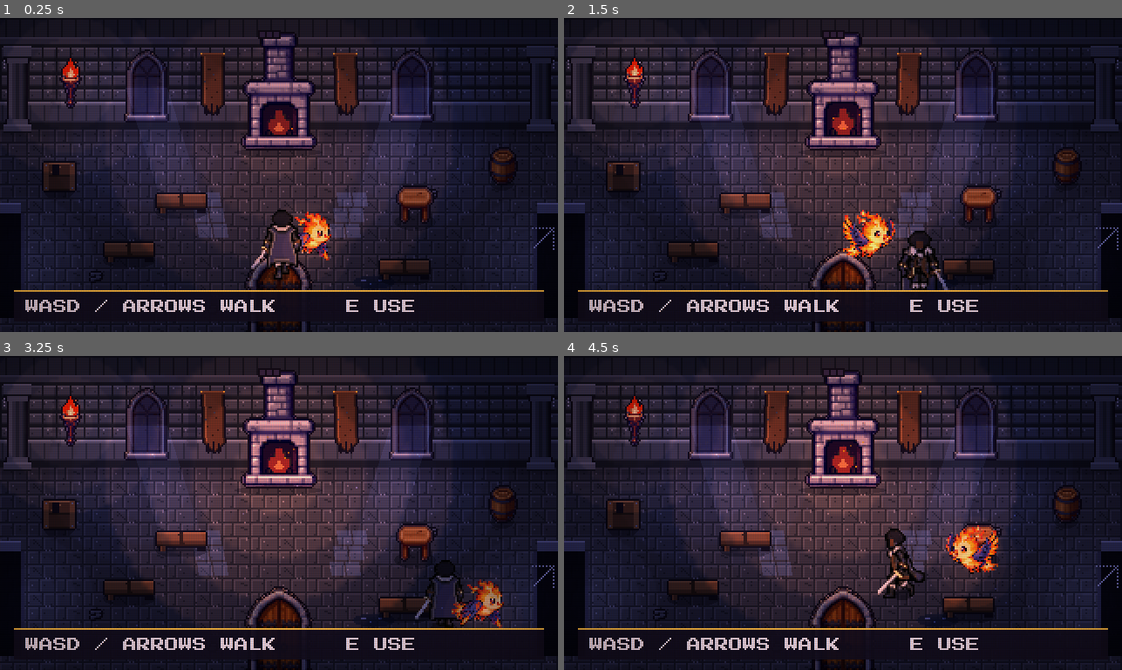
Above: before the commit, frames 1-4 (two rows, left to right).
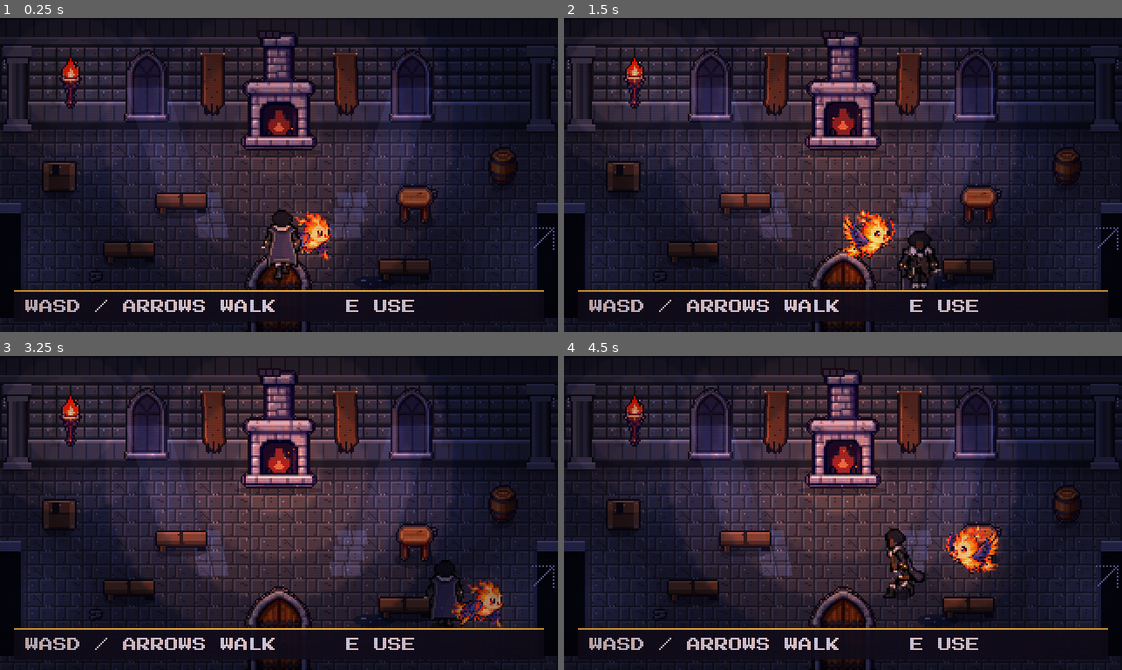
Above: after the commit, the same moments.

Repository: HeisLazi/python-tutorial-DiddyDungeon
Game: Godot game, scene res://scenes/main.tscn
The game is run twice, just before and just after one commit, with the same random seed, the same clock (stepped at 60 frames per second) and the same inputs.
Inputs:
- Up to frame 1 (0.25 s): no input
- Up to frame 2 (1.5 s): tap Enter at 0.5, 1.35 s; hold D 0.53-1.28 s; tap E at 0.6 s; tap Space at 0.77 s; hold S from 1.28 s (still down)
- Up to frame 3 (3.25 s): tap Space at 1.52, 3.02 s; release S at 2.03 s; hold D 2.03-2.78 s; tap Z at 2.1 s; hold W from 2.78 s (still down); tap E at 2.85 s
- Up to frame 4 (4.5 s): release W at 3.53 s; hold A from 3.53 s (still down); tap Enter at 3.6 s; tap Space at 3.77 s; tap Z at 4.35 s

The runs differ from the first frame. In frame 1, less than 0.1% of the frame differs, in the area x 45-49%, y 73-80%; in frame 2, less than 0.1%; in frame 3, less than 0.1%; in frame 4, less than 0.1%, in the area x 56-61%, y 68-77%.

Commit message:
Hide the hunter's sword in Home

Diff:
--- a/ide/home-godot/scripts/home.gd
+++ b/ide/home-godot/scripts/home.gd
@@ -17,6 +17,7 @@
 var FONT_FILE: FontFile = preload("res://art/PressStart2P.woff2")
 const CRT_SHADER: Shader = preload("res://shaders/crt.gdshader")
 const SWAY_SHADER: Shader = preload("res://shaders/sway.gdshader")
+const UNARMED_SHADER: Shader = preload("res://shaders/home_unarmed.gdshader")
 
 # The hunter: one sheet per facing, 8 walk frames then 4 idle frames. Right is the side sheet flipped.
 const SHEET_FRONT: Texture2D = preload("res://art/hunter_front.png")
@@ -410,6 +411,9 @@
 	body_sprite.region_enabled = true
 	body_sprite.centered = false
 	body_sprite.offset = Vector2(-FRAME.x / 2.0, -FRAME.y + 1)
+	var unarmed_material := ShaderMaterial.new()
+	unarmed_material.shader = UNARMED_SHADER
+	body_sprite.material = unarmed_material
 	hunter.add_child(body_sprite)
 	world.add_child(hunter)
 	# Pyr, the little code-flame, follows along (and lights the way).
@@ -599,13 +603,17 @@
 
 func _refresh_hunter() -> void:
 	hunter.position = pos.round()
+	var material: ShaderMaterial = body_sprite.material as ShaderMaterial
 	match facing:
 		"up":
 			body_sprite.texture = SHEET_BACK
+			material.set_shader_parameter("facing", 2)
 		"down":
 			body_sprite.texture = SHEET_FRONT
+			material.set_shader_parameter("facing", 0)
 		_:
 			body_sprite.texture = SHEET_SIDE
+			material.set_shader_parameter("facing", 1)
 	body_sprite.flip_h = facing == "right"
 	var col: int
 	if anim_t > 0.0:
--- /dev/null
+++ b/ide/home-godot/shaders/home_unarmed.gdshader
@@ -0,0 +1,23 @@
+shader_type canvas_item;
+
+// Home is a peaceful space. The shared hunter sheets still contain a sword;
+// hide its outer silhouette here without changing the source or combat art.
+// Coordinates are in the original 48x46 sprite cell, before horizontal flip.
+uniform int facing = 0; // 0 front, 1 side, 2 back
+
+void fragment() {
+    vec2 pixel = floor(UV / TEXTURE_PIXEL_SIZE);
+    float x = mod(pixel.x, 48.0);
+    float y = pixel.y;
+    bool blade = false;
+    if (facing == 0) {
+        blade = y >= 29.0 && x >= 29.0 && x >= y - 4.0;
+    } else if (facing == 1) {
+        blade = y >= 30.0 && x <= 22.0 && x + y <= 53.0;
+    } else {
+        blade = y >= 27.0 && x <= 17.0 && x + y <= 49.0;
+    }
+    if (blade) {
+        COLOR.a = 0.0;
+    }
+}
Not shown, added: ide/home-godot/shaders/home_unarmed.gdshader.uid
Not shown, changed: docs/HOME_REBUILD_HANDOFF.md
